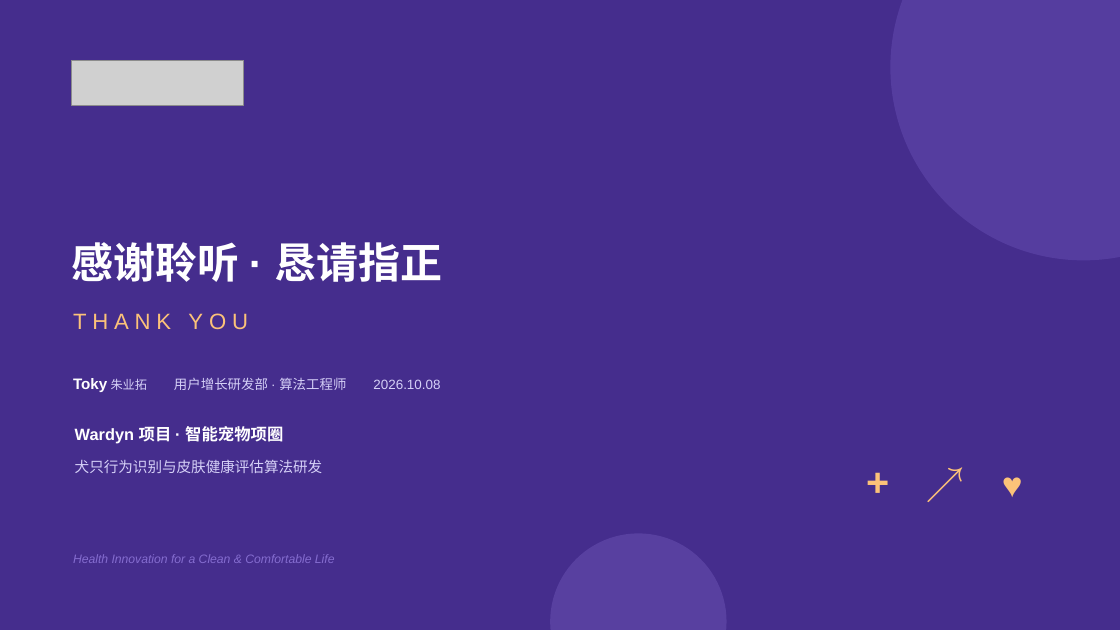
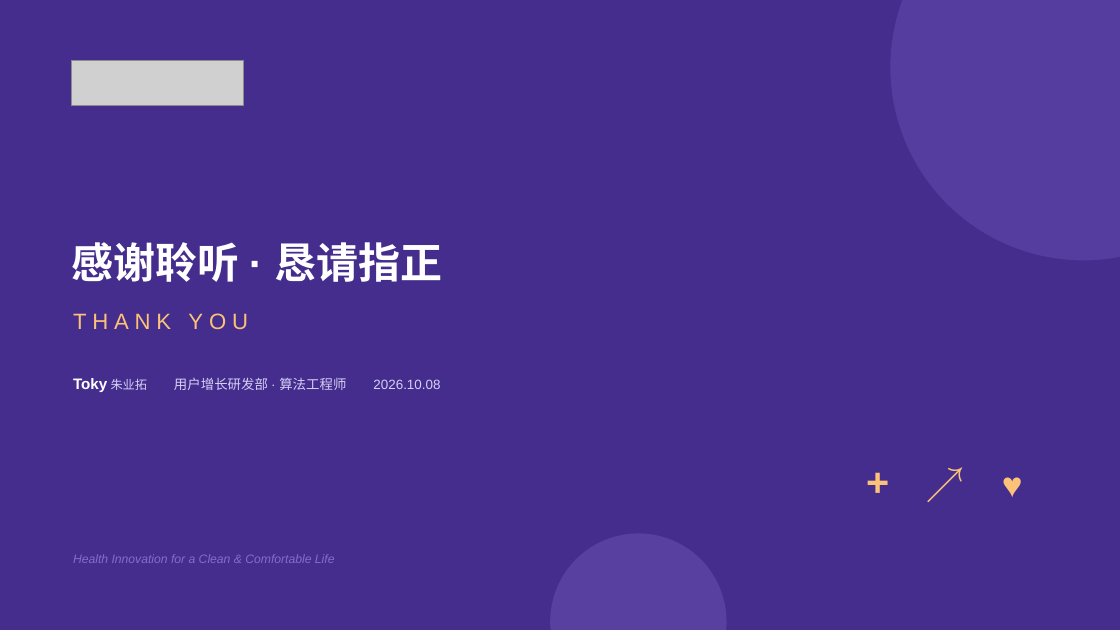
Before and after one commit to zhuyetuo/workplace_soft_skills, a slide deck: slide 11 of 转正述职/转正述职报告-Toky.pptx. Drawn at 1120x630 pixels with LibreOffice and Linux fonts; fonts in the diff are those of the drawing; grey boxes stand for pictures. Boxes give left, top, right and bottom in pixels: in the first picture for what was removed or moved away, otherwise in the second. Text is boxed around its words. In the diff, an @@ line names an element or a change of style, - is before the commit and + after.

```diff
--- a/转正述职/转正述职报告-Toky.pptx
+++ b/转正述职/转正述职报告-Toky.pptx
@@ text removed at (x1=75, y1=426, x2=283, y2=444) @@
-Wardyn 项目 · 智能宠物项圈
@@ text removed at (x1=75, y1=460, x2=323, y2=473) @@
-犬只行为识别与皮肤健康评估算法研发
```
Also in this commit, not shown: 1 other slide changed, 1 other file.
